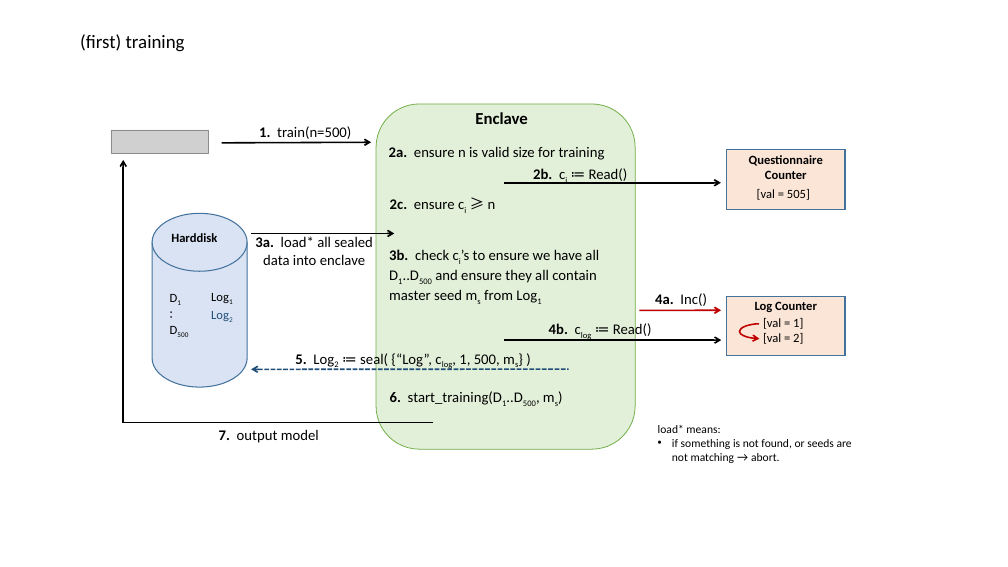
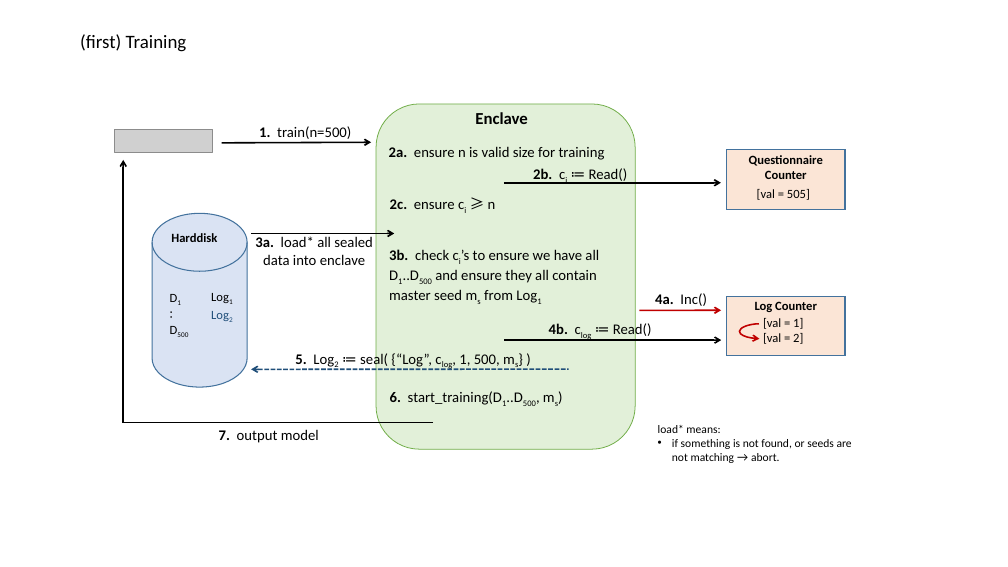
Before and after one commit to loretanr/dp-gbdt, a slide deck: slide 3 of resources/writing/template.pptx. Drawn at 1008x567 pixels with LibreOffice and Linux fonts; fonts in the diff are those of the drawing; grey boxes stand for pictures. Boxes give left, top, right and bottom in pixels: in the first picture for what was removed or moved away, otherwise in the second. Text is boxed around its words. In the diff, an @@ line names an element or a change of style, - is before the commit and + after.

```diff
--- a/resources/writing/template.pptx
+++ b/resources/writing/template.pptx
@@ text at (80,34,187,52): text changed @@
-(first) training
+(first) Training
@@ picture: place and size @@
-picture at (111,130,209,154)
+picture at (115,129,212,153)
```
Also in this commit, not shown: 1 other slide changed, 8 other files.
